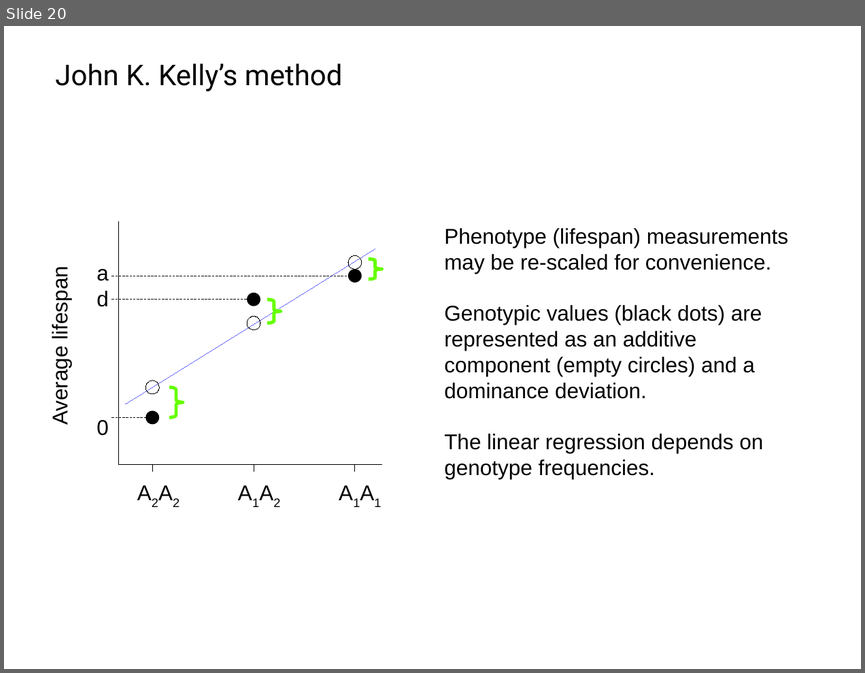
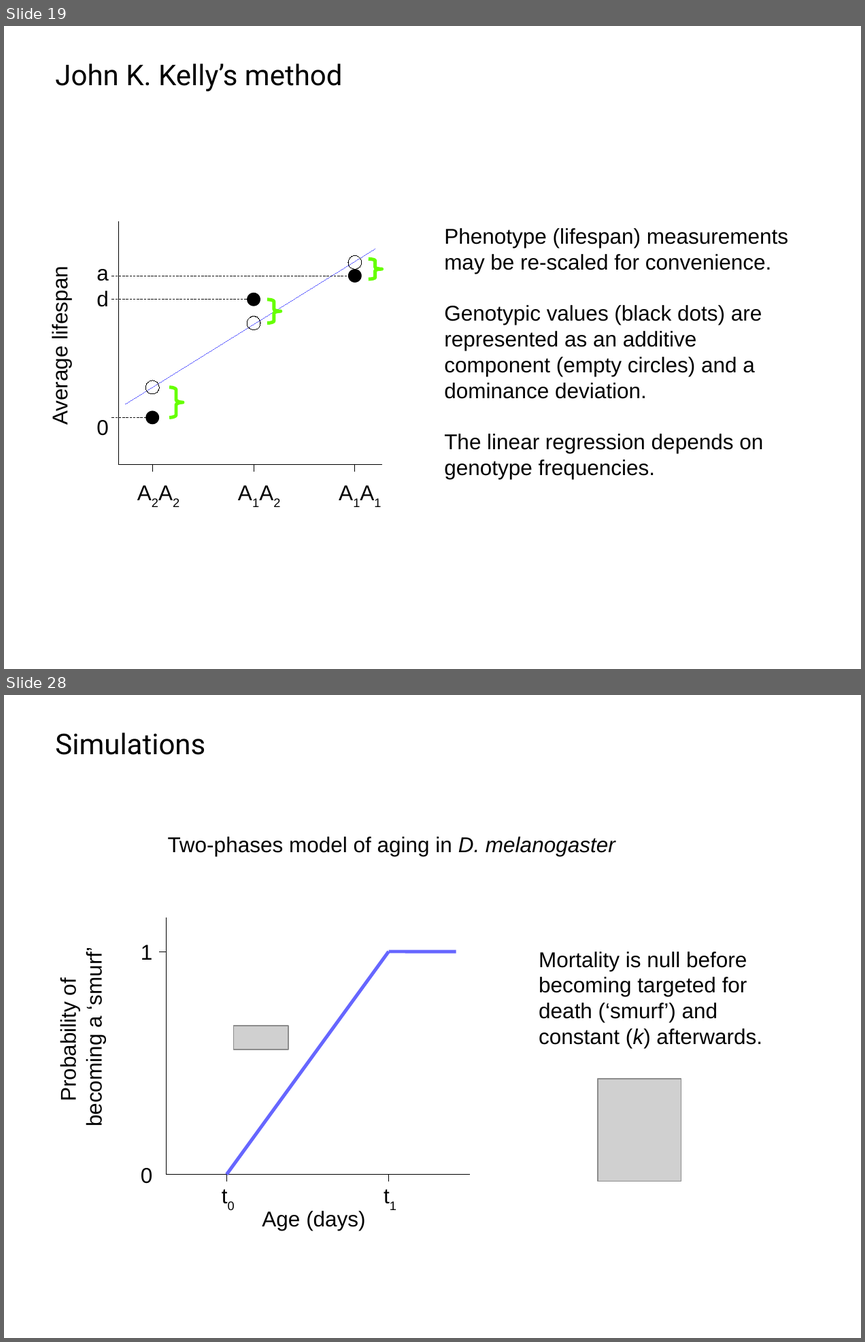
Before and after one commit to IgnasiLucas/UX, a slide deck: doc/2018_Prague/UX.odp. Shown one above the other, each under a label of ours: slide 20 before the commit, slides 19 and 28 after it; the slides between them are not shown. The pictures are 865x673 and 865x1342 pixels, drawn with LibreOffice and Linux fonts; fonts in the diff are those of the drawing; grey boxes stand for pictures; background and template pictures are left out. Boxes give left, top, right and bottom in pixels: in the first picture for what was removed or moved away, otherwise in the second. Text is boxed around its words. In the diff, an @@ line names an element or a change of style, - is before the commit and + after.

```diff
--- a/doc/2018_Prague/UX.odp
+++ b/doc/2018_Prague/UX.odp
@@ slide 28 added at bbox=[4, 695, 861, 1338], background #FFFFFF @@
@@ text added at bbox=[55, 732, 205, 755], 24 pt, text #000000 @@
+Simulations
@@ text added at bbox=[168, 836, 615, 856], 18 pt, text #000000 @@
+Two-phases model of aging in D. melanogaster
@@ line added from (166, 918) to (166, 1174), #000000 0 pt @@
@@ text added at bbox=[56, 953, 106, 1124], 18 pt, text #000000 @@
+Probability of
+becoming a ‘smurf’
@@ text added at bbox=[141, 945, 153, 960], 18 pt, text #000000 @@
+1
@@ line added from (166, 951) to (159, 951), #000000 0 pt @@
@@ line added from (227, 1174) to (389, 951), #6666FF 2.83 pt @@
@@ line added from (389, 951) to (456, 951), #6666FF 2.83 pt @@
@@ text added at bbox=[538, 951, 762, 1048], 18 pt, text #000000 @@
+Mortality is null before becoming targeted for death (‘smurf’) and constant (k) afterwards.
@@ picture added at bbox=[234, 1025, 288, 1050] @@
@@ picture added at bbox=[598, 1079, 681, 1181] @@
@@ text added at bbox=[141, 1168, 153, 1183], 18 pt, text #000000 @@
+0
@@ line added from (166, 1174) to (469, 1174), #000000 0 pt @@
@@ text added at bbox=[213, 1177, 243, 1215], 18 pt, text #000000 @@
+t0
@@ line added from (227, 1174) to (227, 1181), #000000 0 pt @@
@@ text added at bbox=[375, 1177, 405, 1215], 18 pt, text #000000 @@
+t1
@@ line added from (389, 1174) to (389, 1181), #000000 0 pt @@
@@ text added at bbox=[262, 1210, 365, 1230], 18 pt, text #000000 @@
+Age (days)
@@ what was slide 20 is now slide 19 @@
```
Also in this commit, not shown: 2 slides changed, 7 other slides added, 1 slide removed.
